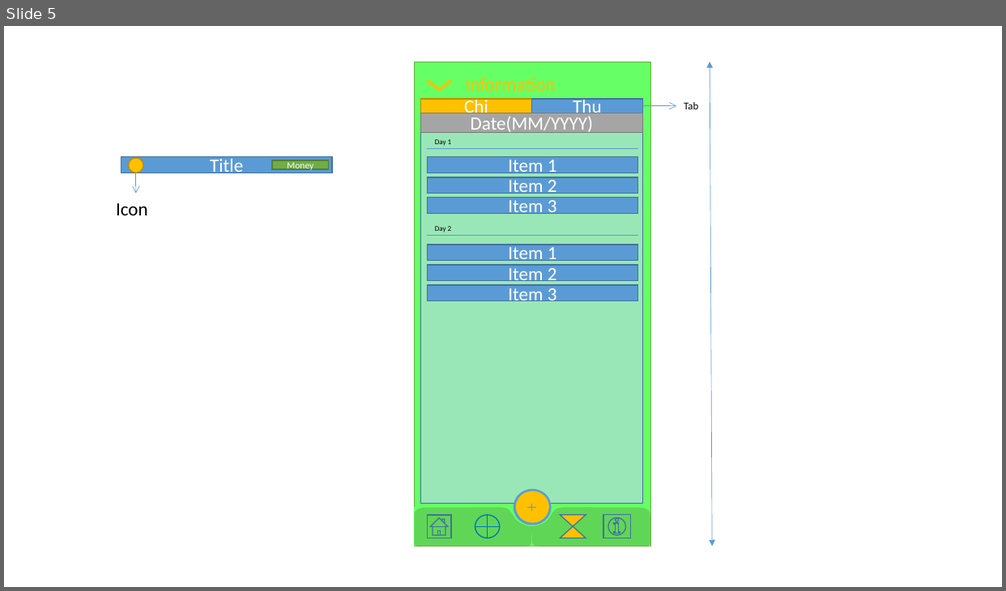
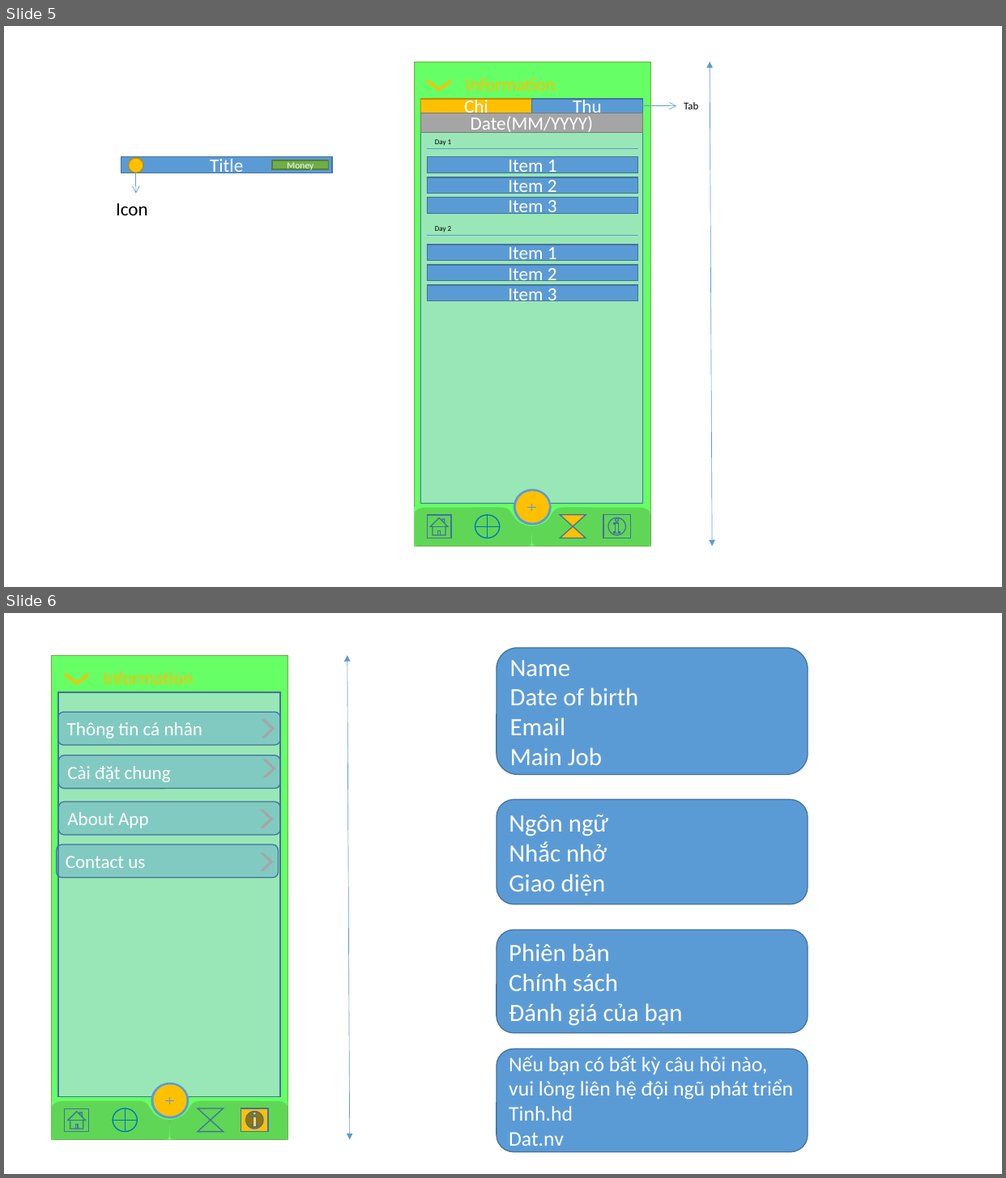
Before and after one commit to ngongtopro/iocome, a slide deck: Doccuments/UI/IOCome_UI.pptx. Shown one above the other, each under a label of ours: slide 5 before the commit, slides 5 and 6 after it. The pictures are 1006x591 and 1006x1178 pixels, drawn with LibreOffice and Linux fonts; fonts in the diff are those of the drawing. Boxes give left, top, right and bottom in pixels: in the first picture for what was removed or moved away, otherwise in the second. Text is boxed around its words. In the diff, an @@ line names an element or a change of style, - is before the commit and + after.

```diff
--- a/Doccuments/UI/IOCome_UI.pptx
+++ b/Doccuments/UI/IOCome_UI.pptx
@@ slide 6 added at [4,613,1002,1174], background #FFFFFF @@
@@ rectangle added at [51,655,288,1140], fill #66FF66, outline #70AD47 0.5 pt @@
@@ double arrow added from (347, 655) to (350, 1140), #5B9BD5 0.5 pt @@
@@ rounded rectangle added at [496,648,808,774], fill #5B9BD5, outline #43739E 1 pt, 24 pt, text #FFFFFF @@
+Name
+Date of birth
+Email
+Main Job
@@ chevron added at [65,673,88,685], fill #FFC000 @@
@@ text added at [103,671,193,684], 18 pt, text #FFC000 @@
+Information
@@ rectangle added at [58,692,281,1097], fill #BDD7EE at 59% opacity, outline #43739E 1 pt @@
@@ rounded rectangle added at [58,712,280,745], fill #5B9BD5 at 38% opacity, outline #43739E 1 pt, 18 pt, text #FFFFFF @@
+Thông tin cá nhân
@@ chevron added at [262,719,275,737], fill #A5A5A5 @@
@@ rounded rectangle added at [58,756,280,788], fill #5B9BD5 at 38% opacity, outline #43739E 1 pt, 18 pt, text #FFFFFF @@
+Cài đặt chung
@@ chevron added at [262,760,275,777], fill #A5A5A5 @@
@@ rounded rectangle added at [58,802,280,835], fill #5B9BD5 at 38% opacity, outline #43739E 1 pt, 18 pt, text #FFFFFF @@
+About App
@@ rounded rectangle added at [496,799,808,905], fill #5B9BD5, outline #43739E 1 pt, 24 pt, text #FFFFFF @@
+Ngôn ngữ
+Nhắc nhở
+Giao diện
@@ chevron added at [260,810,274,828], fill #A5A5A5 @@
@@ rounded rectangle added at [57,845,278,878], fill #5B9BD5 at 38% opacity, outline #43739E 1 pt, 18 pt, text #FFFFFF @@
+Contact us
@@ chevron added at [260,853,274,871], fill #A5A5A5 @@
@@ rounded rectangle added at [496,931,808,1033], fill #5B9BD5, outline #43739E 1 pt, 24 pt, text #FFFFFF @@
+Phiên bản
+Chính sách
+Đánh giá của bạn
@@ rounded rectangle added at [496,1050,808,1152], fill #5B9BD5, outline #43739E 1 pt, 20 pt, text #FFFFFF @@
+Nếu bạn có bất kỳ câu hỏi nào, vui lòng liên hệ đội ngũ phát triển
+Tinh.hd
+Dat.nv
@@ ellipse added at [151,1083,189,1119], fill #5B9BD5 @@
@@ ellipse added at [154,1084,187,1117], fill #FFC000 @@
@@ line added from (169, 1097) to (169, 1105), #5B9BD5 1 pt @@
@@ rectangle added at [51,1101,288,1140], fill #66FF66 @@
@@ freeform shape added at [52,1101,170,1141], fill #548235 at 32% opacity @@
@@ action button home added at [65,1110,88,1132], outline #43739E 1 pt @@
@@ flow chart or added at [113,1109,138,1131], outline #0070C0 1 pt @@
@@ line added from (165, 1101) to (174, 1101), #5B9BD5 1 pt @@
@@ freeform shape added at [169,1101,288,1141], fill #548235 at 32% opacity @@
@@ flow chart collate added at [198,1109,224,1131], outline #43739E 1 pt @@
@@ action button information added at [241,1109,268,1131], fill #FFC000, outline #43739E 1 pt @@
```
Also in this commit, not shown: 2 slides removed.
